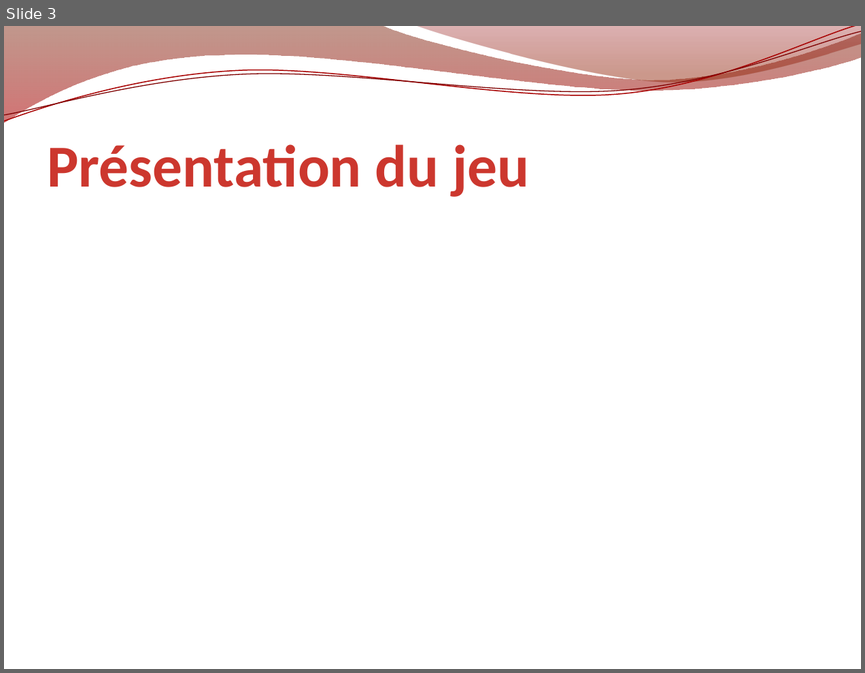
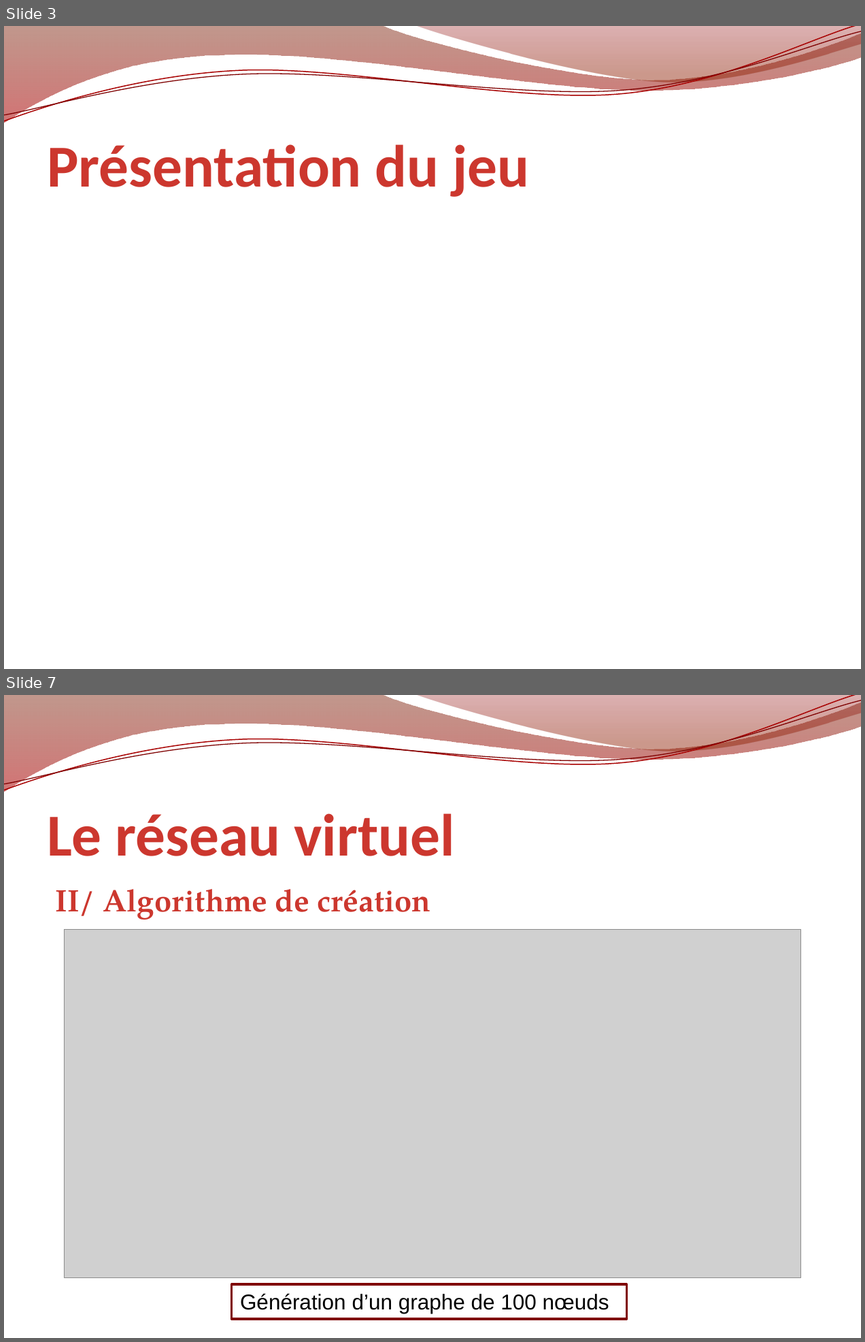
Before and after one commit to erz/voogle, a slide deck: doc/Voogle.pptx. Shown one above the other, each under a label of ours: slide 3 before the commit, slides 3 and 7 after it; the slides between them are not shown. The pictures are 865x673 and 865x1342 pixels, drawn with LibreOffice and Linux fonts; fonts in the diff are those of the drawing; grey boxes stand for pictures; background and template pictures are left out. Boxes give left, top, right and bottom in pixels: in the first picture for what was removed or moved away, otherwise in the second. Text is boxed around its words. In the diff, an @@ line names an element or a change of style, - is before the commit and + after.

```diff
--- a/doc/Voogle.pptx
+++ b/doc/Voogle.pptx
@@ slide 7 added at <box>4,695,861,1338</box>, background picture (left out); not listed: 4 template elements that a slide beside it also shows @@
@@ title added at <box>47,813,455,856</box>, 50 pt, text gradient #501100 to #CC372E to #F9EEEE, bold @@
+Le réseau virtuel
@@ text added at <box>55,889,431,919</box>, 26 pt, text gradient #501100 to #CC372E to #F9EEEE, bold @@
+II/ Algorithme de création
@@ picture added at <box>64,929,800,1277</box> @@
@@ rectangle added at <box>232,1285,627,1319</box>, fill #FFFFFF, outline #7F0000 2 pt, 18 pt, text #000000 @@
+Génération d’un graphe de 100 nœuds
```
Also in this commit, not shown: 14 other slides added, 1 slide removed.
